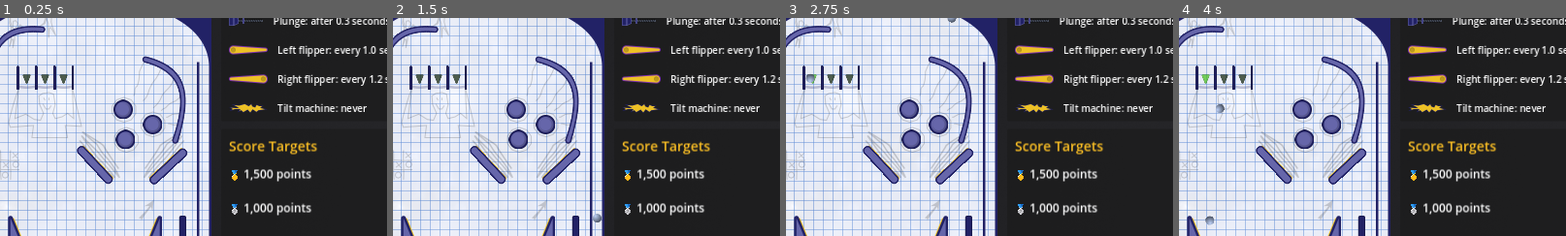
Above: before the commit, frames 1-4 (left to right).
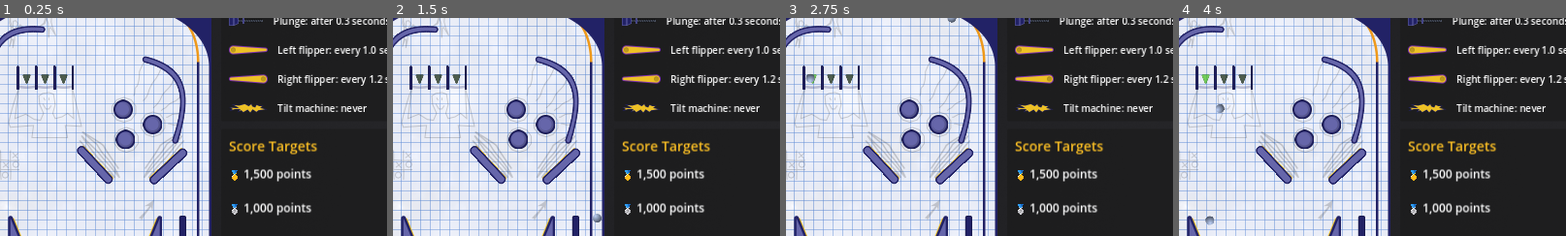
Above: after the commit, the same moments.

Repository: pincrediball/pincrediball
Game: Godot game, scene res://main.tscn
Same seed, same stepped clock (60 frames per second), same inputs: the game is played once before the commit and once after it.
Inputs:
- Up to frame 1 (0.25 s): no input
- Up to frame 2 (1.5 s): click "Run Playbook" at 0.5 s; click "Run Playbook" at 1.25 s
- Up to frame 3 (2.75 s): click "Run Playbook" at 2 s
- Up to frame 4 (4 s): no input
The pictures show only the part of the screen within x 38-88%, y 15-65%; the shares and areas given below are measured in that part.

The runs differ from the first frame. In frame 1, 0.1% of the frame differs, in the area x 48-52%, y 3-21%; in frame 2, 0.1%; in frame 3, 0.1%; in frame 4, 0.1%.

Commit message:
Add plunger gate

Diff:
--- a/src/game/tutorial/machine.gd
+++ b/src/game/tutorial/machine.gd
@@ -23,7 +23,6 @@
 	ball.linear_velocity = ballPlungeVelocity
 	add_child(ball)
 
-
 func _on_drain_gutter_area_2d_body_entered(body):
 	if body.is_in_group("isBall"):
 		body.queue_free()
@@ -31,3 +30,8 @@
 		var size = balls.size()
 		if size == 0 or (size == 1 and balls[0] == body):
 			stop()
+
+func _on_plunger_area_2d_body_exited(body):
+	if body.is_in_group("isBall"):
+		var ball = body as RigidBody2D
+		ball.set_collision_mask_value(2, true)
--- a/src/game/tutorial/machine.tscn
+++ b/src/game/tutorial/machine.tscn
@@ -7,6 +7,7 @@
 [ext_resource type="PackedScene" uid="uid://dw1vps7k815gg" path="res://game/flipper.tscn" id="4_6pi0p"]
 [ext_resource type="Texture2D" uid="uid://dmcfrw3oe1auf" path="res://art/game/tutorial/machine_bounds.png" id="5_addj0"]
 [ext_resource type="Texture2D" uid="uid://cs603d3w4khyh" path="res://art/game/tutorial/flipper_lane.png" id="6_lvykr"]
+[ext_resource type="Texture2D" uid="uid://bow6uwf786rd2" path="res://art/game/tutorial/plunger_gate.png" id="7_tk6d3"]
 [ext_resource type="PackedScene" path="res://game/tutorial/sling.tscn" id="8_hrvvv"]
 [ext_resource type="PackedScene" path="res://game/tutorial/bumper_circle.tscn" id="9_my46d"]
 [ext_resource type="PackedScene" path="res://game/tutorial/bumper_pill.tscn" id="10_jp6k0"]
@@ -68,7 +69,7 @@
 
 [node name="Collisions_LeftGuide" type="CollisionPolygon2D" parent="LeftGuide"]
 position = Vector2(233.3, 384.2)
-polygon = PackedVector2Array(-190, 113.015, -190, 193, -84, 299, -84, 303, -88, 309, -94, 313, -100, 313, -107, 309, -205, 199, -205, 113, -204, 110, -202, 109, -193, 109, -191, 110)
+polygon = PackedVector2Array(-190, 113.015, -190, 193, -84, 299, -84, 303, -88, 309, -94, 313, -100, 313, -107, 309, -205, 199, -205, 113, -204, 110, -202, 109, -197.3, 108.8, -193, 109, -191, 110)
 
 [node name="RightGuide" type="StaticBody2D" parent="."]
 position = Vector2(475, 0)
@@ -80,7 +81,25 @@
 
 [node name="Collisions_LeftGuide" type="CollisionPolygon2D" parent="RightGuide"]
 position = Vector2(231.7, 383.2)
-polygon = PackedVector2Array(-190, 113.015, -190, 193, -84, 299, -84, 303, -88, 309, -94, 313, -100, 313, -107, 309, -205, 199, -205, 113, -204, 110, -202, 109, -193, 109, -191, 110)
+polygon = PackedVector2Array(-190, 113.015, -190, 193, -84, 299, -84, 303, -88, 309, -94, 313, -100, 313, -107, 309, -205, 199, -205, 113, -204, 110, -202, 109, -196.7, 108.8, -193, 109, -191, 110)
+
+[node name="PlungerGate" type="StaticBody2D" parent="."]
+position = Vector2(457, 129)
+collision_layer = 2
+
+[node name="Sprite2D" type="Sprite2D" parent="PlungerGate"]
+z_index = 40
+position = Vector2(1, 3)
+texture = ExtResource("7_tk6d3")
+
+[node name="CollisionPolygon2D" type="CollisionPolygon2D" parent="PlungerGate"]
+polygon = PackedVector2Array(13, 46, 18, 46, 17, 31, 14, 11, 8, -9, -3, -36, -13, -33, -7, -29, -1, -19, 4, -8, 7, 1, 10, 12, 12, 22, 13, 32)
+
+[node name="PlungerArea2D" type="Area2D" parent="."]
+position = Vector2(457, 129)
+
+[node name="CollisionPolygon2D" type="CollisionPolygon2D" parent="PlungerArea2D"]
+polygon = PackedVector2Array(13, 46, 18, 46, 17, 31, 14, 11, 8, -9, -3, -36, -13, -33, -7, -29, -1, -19, 4, -8, 7, 1, 10, 12, 12, 22, 13, 32)
 
 [node name="FlipperLeft" parent="." instance=ExtResource("4_6pi0p")]
 position = Vector2(155, 696)
@@ -132,3 +151,4 @@
 scale = Vector2(-1, 1)
 
 [connection signal="body_entered" from="DrainGutterArea2D" to="." method="_on_drain_gutter_area_2d_body_entered"]
+[connection signal="body_exited" from="PlungerArea2D" to="." method="_on_plunger_area_2d_body_exited"]
Not shown: 1 places in src/game/tutorial/machine.tscn that only renumber resources
